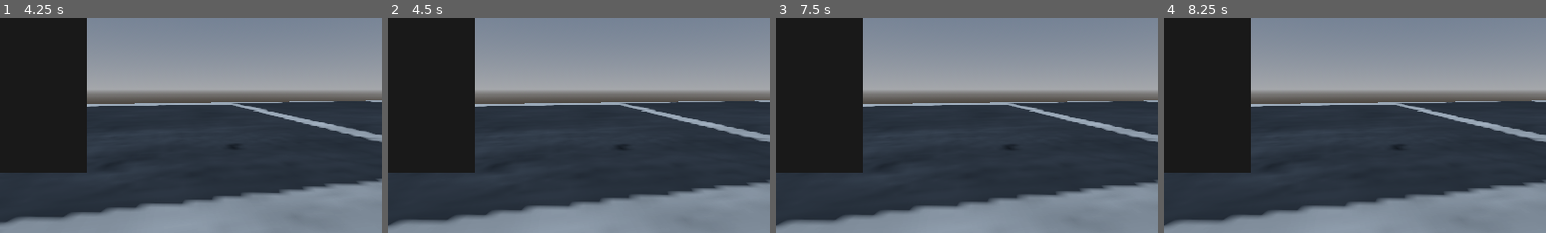
Above: before the commit, frames 1-4 (left to right).
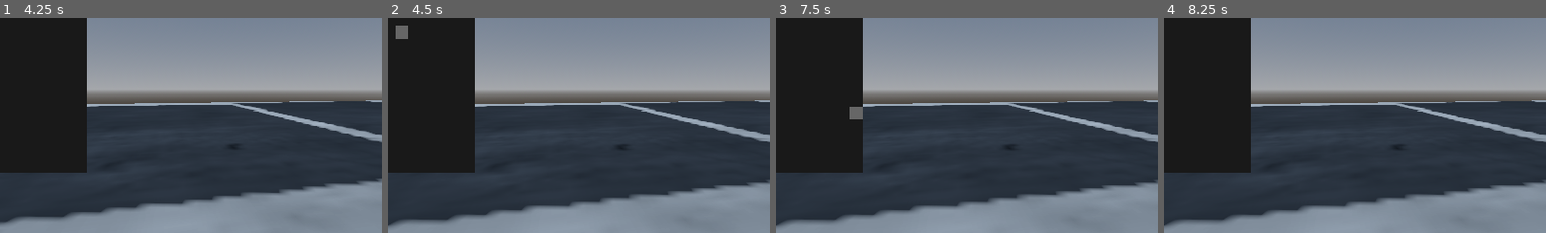
Above: after the commit, the same moments.

Repository: ElVerdulero2001/tun-tun-tun-sahur-el-juego-copia-de-Peripeteia-
Game: Godot game, scene res://levels/movement_test.tscn
The game is run twice, just before and just after one commit, with the same random seed, the same clock (stepped at 60 frames per second) and the same inputs.
Inputs (mouse positions are % of the whole screen's width and height, from its top left):
- Up to frame 1 (4.25 s): tap Enter at 0.5 s; move the mouse to (55, 50) at 0.52 s; hold Ctrl (crouch) 0.53-1.28 s; hold W (move_forward) from 0.53 s (still down); click (55, 50) at 0.67 s; tap Space (jump) at 0.77, 1.52, 3.02, 3.77 s; move the mouse to (45, 50) at 1.27 s; tap E (interactuar) at 1.35 s; click (45, 50) at 1.42 s; move the mouse to (52, 48) at 2.02 s; hold Shift (run) 2.03-2.78 s; click (52, 48) at 2.17 s; move the mouse to (49, 52) at 2.77 s; tap T (tirar_item) at 2.85 s; click (49, 52) at 2.92 s; move the mouse to (57, 51) at 3.52 s; hold K (toggle_trail) from 3.53 s (still down); click (57, 51) at 3.67 s; tap Tab (toggle_inventario) at 4.15 s
- Up to frame 2 (4.5 s): move the mouse to (20, 35) at 4.27 s; release W (move_forward) at 4.28 s; release K (toggle_trail) at 4.28 s; hold A (move_left) from 4.28 s (still down); tap Enter at 4.35 s; click (20, 35) at 4.42 s
- Up to frame 3 (7.5 s): tap Space (jump) at 4.52, 5, 6.02, 6.5, 6.77 s; move the mouse to (55, 50) at 5.02 s; release A (move_left) at 5.03 s; hold S (move_back) 5.03-5.78 s; hold Ctrl (crouch) 5.03-5.78 s; click (55, 50) at 5.17 s; tap Enter at 5.75, 7.25 s; move the mouse to (35, 25) at 5.77 s; hold D (move_right) 5.78-6.53 s; tap E (interactuar) at 5.85 s; click (35, 25) at 5.92 s; move the mouse to (72, 45) at 6.52 s; hold W (move_forward) 6.53-7.28 s; hold Shift (run) 6.53-7.28 s; click (72, 45) at 6.67 s; move the mouse to (30, 55) at 7.27 s; hold D (move_right) from 7.28 s (still down); tap T (tirar_item) at 7.35 s; click (30, 55) at 7.42 s
- Up to frame 4 (8.25 s): tap Space (jump) at 7.52, 8 s; move the mouse to (60, 28) at 8.02 s; release D (move_right) at 8.03 s; hold S (move_back) from 8.03 s (still down); hold K (toggle_trail) from 8.03 s (still down); click (60, 28) at 8.17 s
The pictures show only the part of the screen within x 19-69%, y 32-82%; the shares and areas given below are measured in that part.

Frame 1 is identical in both runs. In frame 2, 0.2% of the frame differs, in the area x 2-6%, y 3-10%; in frame 3, 0.2%; in frame 4, nothing differs.

Commit message:
inventario - formas de items funcionando en la grilla

Diff:
--- a/scenes/components/ui_inventario.tscn
+++ b/scenes/components/ui_inventario.tscn
@@ -17,3 +17,8 @@
 layout_mode = 0
 offset_right = 40.0
 offset_bottom = 40.0
+
+[node name="Tooltip" type="Label" parent="Control" unique_id=748031519]
+layout_mode = 0
+offset_right = 40.0
+offset_bottom = 23.0
--- a/scripts/player n entities/inventory/catalogo.gd
+++ b/scripts/player n entities/inventory/catalogo.gd
@@ -7,8 +7,20 @@
 	4: "res://scenes/props/dinamic/granada_01.tscn",
 }
 
+var formas = {
+	1: [[1, 1]],
+	2: [[1, 1], [1, 1], [1, 1], [1, 1], [1, 1]],
+	3: [[1, 1], [1, 1], [1, 1], [1, 1], [1, 1], [1, 1], [1, 1], [1, 1], [1, 1], [1, 1]],
+	4: [[1, 1]],
+}
+
 func get_prefab(item_id: int) -> PackedScene:
 	if not prefabs.has(item_id):
 		print("Error: no existe prefab para el ID ", item_id)
 		return null
 	return load(prefabs[item_id])
+
+func get_forma(item_id: int) -> Array:
+	if formas.has(item_id):
+		return formas[item_id]
+	return [[1]]
--- a/scripts/player n entities/inventory/inventario.gd
+++ b/scripts/player n entities/inventory/inventario.gd
@@ -14,24 +14,45 @@
 		"bloqueado": false,
 		"cantidad": 1,
 	}
-	instancia["grid_col"] = _buscar_celda_libre(instancia)
+	var pos = _buscar_celda_libre(instancia)
+	instancia["grid_col"] = pos.x
+	instancia["grid_fila"] = pos.y
 	items.append(instancia)
 	print("Item agregado: ", data.nombre)
 	print("Inventario actual: ", items.size(), " items")
 
-func _buscar_celda_libre(instancia: Dictionary) -> int:
-	for i in range(15 * 20):
-		var col = i % 15
-		var fila = int(i / 15.0)
-		if _celda_libre(col, fila):
-			instancia["grid_fila"] = fila
-			return col
-	return -1
+func _buscar_celda_libre(instancia: Dictionary) -> Vector2i:
+	var forma = Catalogo.get_forma(instancia["data"].item_id)
+	for fila in range(15):
+		for col in range(15):
+			if _caben_todas(col, fila, forma):
+				return Vector2i(col, fila)
+	return Vector2i(-1, -1)
+
+func _caben_todas(col_base: int, fila_base: int, forma: Array) -> bool:
+	for f in range(forma.size()):
+		for c in range(forma[f].size()):
+			if forma[f][c] == 0:
+				continue
+			var col = col_base + c
+			var fila = fila_base + f
+			if col >= 15 or fila >= 20:
+				return false
+			if not _celda_libre(col, fila):
+				return false
+	return true
 
 func _celda_libre(col: int, fila: int) -> bool:
 	for item in items:
-		if item["grid_col"] == col and item["grid_fila"] == fila:
-			return false
+		var forma = Catalogo.get_forma(item["data"].item_id)
+		var col_base = item["grid_col"]
+		var fila_base = item["grid_fila"]
+		for f in range(forma.size()):
+			for c in range(forma[f].size()):
+				if forma[f][c] == 0:
+					continue
+				if col_base + c == col and fila_base + f == fila:
+					return false
 	return true
 
 func devolver_item(instancia: Dictionary, posicion: Vector3) -> void:
@@ -42,6 +63,8 @@
 	nodo.global_position = posicion
 	get_tree().current_scene.add_child(nodo)
 	items.erase(instancia)
+	if UiInventario.visible:
+		UiInventario.grilla_sucia = true
 
 func mostrar_inventario() -> void:
 	print("=== INVENTARIO ===")
--- a/scripts/player n entities/inventory/item_data.gd
+++ b/scripts/player n entities/inventory/item_data.gd
@@ -12,4 +12,3 @@
 @export var item_id: int = 0
 @export var fuerza_lanzamiento: float = 5.0
 @export var velocidad_angular: float = 2.0
-@export var grid_forma: Array = [[1]]
--- a/scripts/player n entities/inventory/ui_inventario.gd
+++ b/scripts/player n entities/inventory/ui_inventario.gd
@@ -1,12 +1,15 @@
 extends CanvasLayer
 
 @onready var grilla = $Control/Grilla
+@onready var tooltip = $Control/Tooltip
 
 const COLS = 15
 const ROWS = 20
 const CELL_SIZE = 20
 
 var item_en_mano: Dictionary = {}
+var grilla_sucia: bool = true
+var celda_highlight: Vector2i = Vector2i(-1, -1)
 
 func _ready():
 	visible = false
@@ -29,19 +32,49 @@
 	for celda in grilla.get_children():
 		celda.color = Color(0.1, 0.1, 0.1)
 	for instancia in Inventario.items:
-		var col = instancia["grid_col"]
-		var fila = instancia["grid_fila"]
-		if col == -1 or fila == -1:
+		var col_base = instancia["grid_col"]
+		var fila_base = instancia["grid_fila"]
+		if col_base == -1 or fila_base == -1:
 			continue
-		var indice = fila * COLS + col
-		if indice < grilla.get_child_count():
-			grilla.get_child(indice).color = Color(0.2, 0.6, 0.2)
-	if not item_en_mano.is_empty():
-		var celda = _obtener_celda_bajo_mouse()
-		if celda != Vector2i(-1, -1):
-			var indice = celda.y * COLS + celda.x
-			if indice < grilla.get_child_count():
-				grilla.get_child(indice).color = Color(0.6, 0.6, 0.2)
+		var forma = Catalogo.get_forma(instancia["data"].item_id)
+		for f in range(forma.size()):
+			for c in range(forma[f].size()):
+				if forma[f][c] == 0:
+					continue
+				var indice = (fila_base + f) * COLS + (col_base + c)
+				if indice < grilla.get_child_count():
+					grilla.get_child(indice).color = Color(0.2, 0.6, 0.2)
+
+func _actualizar_highlight():
+	var celda_anterior = celda_highlight
+	celda_highlight = _obtener_celda_bajo_mouse()
+	if celda_anterior == celda_highlight:
+		return
+	if celda_anterior != Vector2i(-1, -1):
+		var indice_anterior = celda_anterior.y * COLS + celda_anterior.x
+		var item_anterior = _obtener_item_en_celda(celda_anterior.x, celda_anterior.y)
+		if item_anterior != null:
+			grilla.get_child(indice_anterior).color = Color(0.2, 0.6, 0.2)
+		else:
+			grilla.get_child(indice_anterior).color = Color(0.1, 0.1, 0.1)
+	if celda_highlight != Vector2i(-1, -1):
+		var indice = celda_highlight.y * COLS + celda_highlight.x
+		if not item_en_mano.is_empty():
+			grilla.get_child(indice).color = Color(0.6, 0.6, 0.2)
+		else:
+			grilla.get_child(indice).color = Color(0.4, 0.4, 0.4)
+
+func _actualizar_tooltip():
+	if celda_highlight == Vector2i(-1, -1):
+		tooltip.visible = false
+		return
+	var item = _obtener_item_en_celda(celda_highlight.x, celda_highlight.y)
+	if item == null:
+		tooltip.visible = false
+		return
+	tooltip.visible = true
+	tooltip.text = item["data"].nombre
+	tooltip.position = get_viewport().get_mouse_position() + Vector2(10, 10)
 
 func _obtener_celda_bajo_mouse() -> Vector2i:
 	var mouse_pos = get_viewport().get_mouse_position()
@@ -55,21 +88,37 @@
 
 func _obtener_item_en_celda(col: int, fila: int):
 	for instancia in Inventario.items:
-		if instancia["grid_col"] == col and instancia["grid_fila"] == fila:
-			return instancia
+		var col_base = instancia["grid_col"]
+		var fila_base = instancia["grid_fila"]
+		if col_base == -1 or fila_base == -1:
+			continue
+		var forma = Catalogo.get_forma(instancia["data"].item_id)
+		for f in range(forma.size()):
+			for c in range(forma[f].size()):
+				if forma[f][c] == 0:
+					continue
+				if col_base + c == col and fila_base + f == fila:
+					return instancia
 	return null
 
 func _process(_delta):
-	if visible:
+	if visible and grilla_sucia:
 		_actualizar_grilla()
+		grilla_sucia = false
 
 func _input(event):
+	if visible and event is InputEventMouseMotion:
+		_actualizar_highlight()
+		_actualizar_tooltip()
+
 	if event.is_action_pressed("toggle_inventario"):
 		visible = !visible
 		if visible:
 			Input.set_mouse_mode(Input.MOUSE_MODE_VISIBLE)
+			grilla_sucia = true
 		else:
 			Input.set_mouse_mode(Input.MOUSE_MODE_CAPTURED)
+			tooltip.visible = false
 			if not item_en_mano.is_empty():
 				item_en_mano["grid_col"] = 0
 				item_en_mano["grid_fila"] = 0
@@ -86,6 +135,7 @@
 					item_en_mano = item_en_celda
 					item_en_celda["grid_col"] = -1
 					item_en_celda["grid_fila"] = -1
+					grilla_sucia = true
 			else:
 				if item_en_celda != null:
 					var temp_col = item_en_celda["grid_col"]
@@ -95,7 +145,9 @@
 					item_en_mano["grid_col"] = temp_col
 					item_en_mano["grid_fila"] = temp_fila
 					item_en_mano = {}
+					grilla_sucia = true
 				else:
 					item_en_mano["grid_col"] = celda.x
 					item_en_mano["grid_fila"] = celda.y
 					item_en_mano = {}
+					grilla_sucia = true
